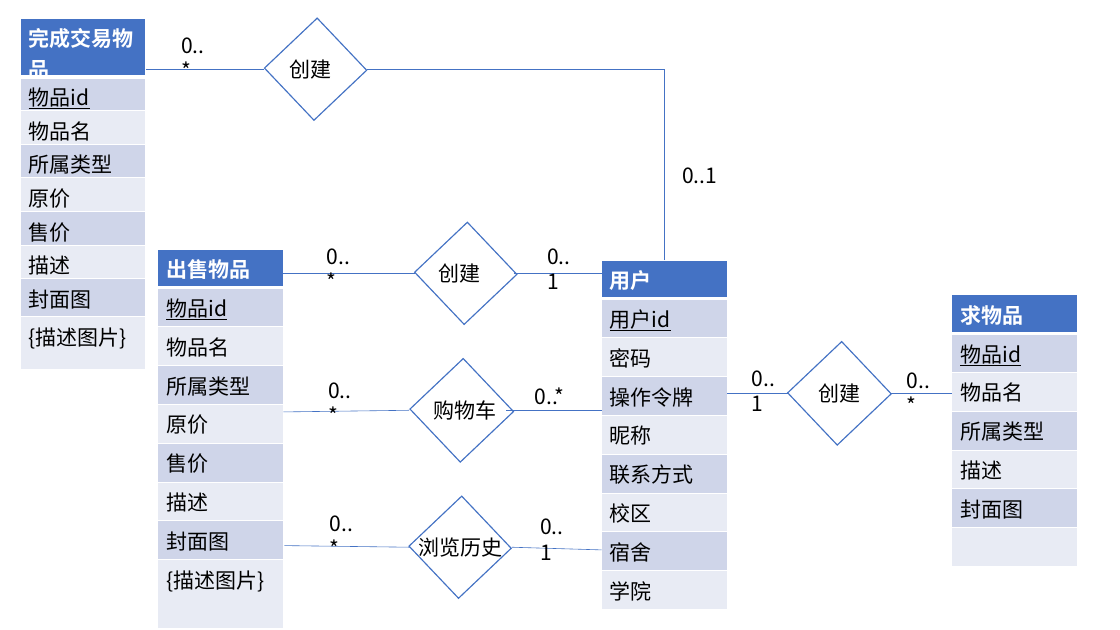
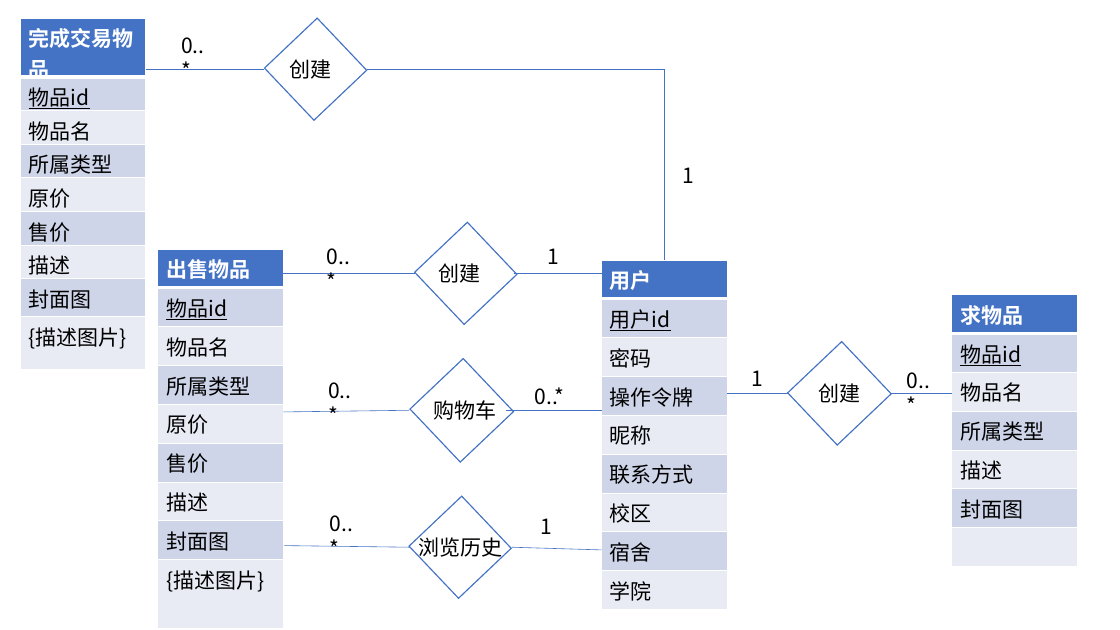
Before and after one commit to LCiZY/db-practical-training-front-end, a slide deck: slide 2 of 上交文档/E-R图.pptx. Drawn at 1120x630 pixels with LibreOffice and Linux fonts; fonts in the diff are those of the drawing. Boxes give left, top, right and bottom in pixels: in the first picture for what was removed or moved away, otherwise in the second. Text is boxed around its words. In the diff, an @@ line names an element or a change of style, - is before the commit and + after.

Commit message:
一对多

```diff
--- a/上交文档/E-R图.pptx
+++ b/上交文档/E-R图.pptx
@@ text at [682, 167, 694, 183]: text changed @@
-0..1
+1
@@ text at [547, 248, 559, 264]: text changed @@
-0..1
+1
@@ text at [752, 370, 764, 386]: text changed @@
-0..1
+1
@@ text at [540, 518, 552, 534]: text changed @@
-0..1
+1
```
